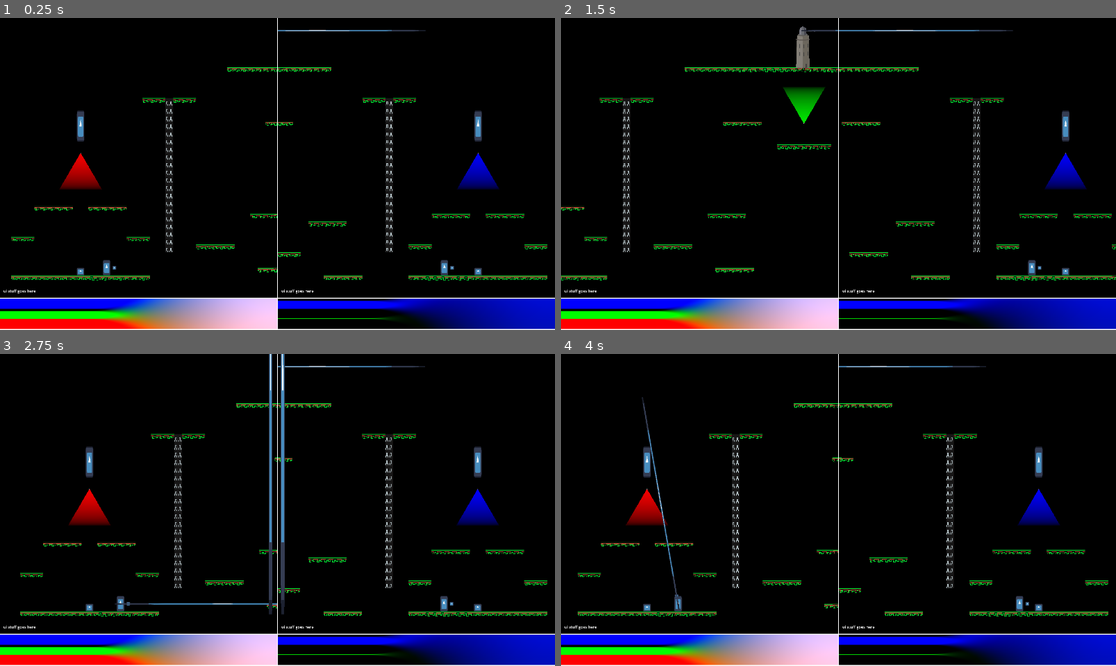
Above: before the commit, frames 1-4 (two rows, left to right).
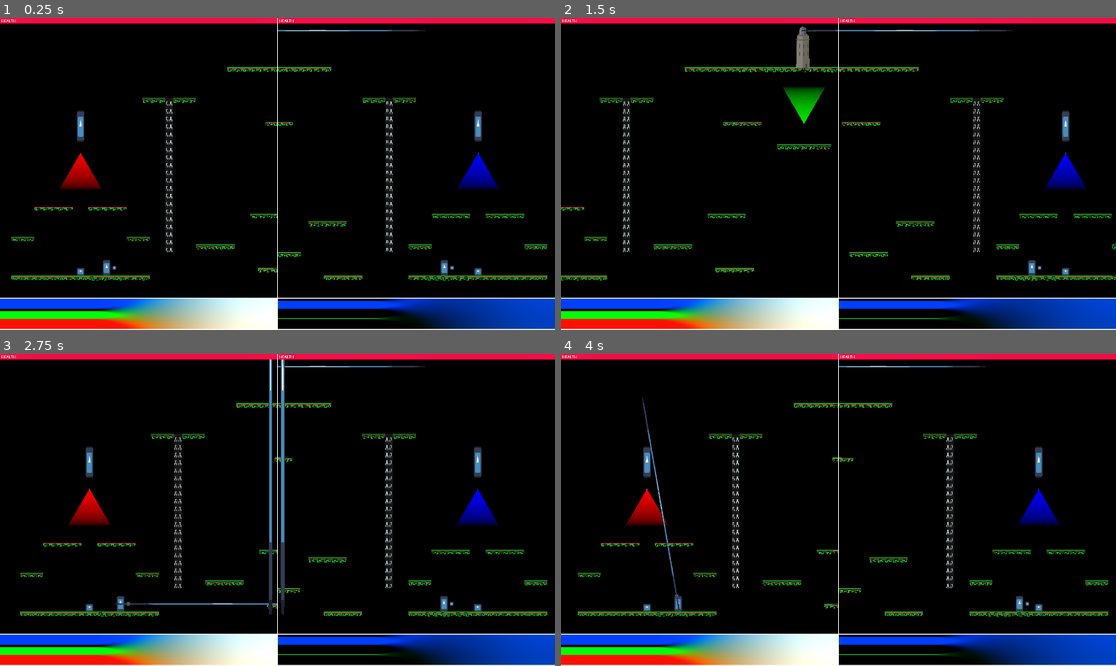
Above: after the commit, the same moments.

Repository: llhtimlam/UofT-GameJam
Game: Godot game, scene res://scenes/main.tscn
Two runs of this game, one before a commit and one after it. Both use one fixed random seed, a clock stepped at 60 frames per second and the inputs below. The engine's default icon, where the game draws it, is replaced by a stand-in: a white triangle on a blue panel in a dark square.
Inputs:
- Up to frame 1 (0.25 s): no input
- Up to frame 2 (1.5 s): tap Enter at 0.5 s; hold D (Player1_RIGHT) 0.53-1.28 s; tap G (Player1_DASH) at 0.6 s; tap F (Player1_JUMP) at 0.77 s; hold S (Player1_DOWN) from 1.28 s (still down); tap R (Player1_MELEE) at 1.35 s
- Up to frame 3 (2.75 s): tap F (Player1_JUMP) at 1.52 s; release S (Player1_DOWN) at 2.03 s; hold D (Player1_RIGHT) from 2.03 s (still down); tap T (Player1_SHOOT) at 2.1 s
- Up to frame 4 (4 s): release D (Player1_RIGHT) at 2.78 s; hold W (Player1_UP) 2.78-3.53 s; tap / (Player2_DASH) at 2.85 s; tap F (Player1_JUMP) at 3.02, 3.77 s; hold A (Player1_LEFT) from 3.53 s (still down); tap Down (Player2_DOWN) at 3.6 s

The runs differ from the first frame. In frame 1, 7.9% of the frame differs, in the area x 0-100%, y 0-100%; in frame 2, 7.9%; in frame 3, 7.9%; in frame 4, 7.9%.

Commit message:
health bar

Diff:
--- a/paintball/scenes/game_scene/map.tscn
+++ b/paintball/scenes/game_scene/map.tscn
@@ -11552,8 +11552,8 @@
 
 [sub_resource type="ShaderMaterial" id="ShaderMaterial_13qdw"]
 shader = ExtResource("5_d327o")
-shader_parameter/custom_color_middle = Vector3(1, 0, 0)
-shader_parameter/custom_color_left = Vector3(0, 1, 0)
+shader_parameter/custom_color_middle = Vector3(0, 0, 0)
+shader_parameter/custom_color_left = Vector3(0, 0, 0)
 shader_parameter/custom_color_right = Vector3(0, 0, 1)
 shader_parameter/fill_percentage = 0.0
 
--- /dev/null
+++ b/paintball/scenes/game_scene/player_ui/label.gd
@@ -0,0 +1,7 @@
+extends Label
+
+@onready var bar: ColorRect = get_parent()
+@onready var label_size: float = get_theme_font_size("font_size") / bar.size.y
+
+func _process(_delta: float) -> void:
+	add_theme_font_size_override("font_size", label_size * bar.size.y)
--- a/paintball/scenes/game_scene/player_ui/player_ui.tscn
+++ b/paintball/scenes/game_scene/player_ui/player_ui.tscn
@@ -1,19 +1,30 @@
 [gd_scene format=3 uid="uid://dlf86r28uod0r"]
+
+[ext_resource type="Script" uid="uid://cqgmk6nonm5q7" path="res://scenes/game_scene/player_ui/label.gd" id="1_l4yx7"]
 
 [node name="PlayerUI" type="Control" unique_id=2014902624]
 layout_mode = 3
 anchor_right = 0.499
 anchor_bottom = 0.897
 
-[node name="Label" type="Label" parent="." unique_id=1171311217]
+[node name="ProgressBar" type="ColorRect" parent="." unique_id=187189309]
+clip_contents = true
 layout_mode = 1
 anchors_preset = -1
-anchor_top = 1.0
-anchor_bottom = 1.0
-offset_left = 14.0
-offset_top = -40.511963
-offset_right = 149.0
-offset_bottom = -2.511963
+anchor_right = 1.0
+anchor_bottom = 0.010000001
+offset_bottom = 11.625118
 grow_horizontal = 2
 grow_vertical = 2
-text = "ui stuff goes here"
+color = Color(1, 0.06279585, 0.26286736, 1)
+
+[node name="Label" type="Label" parent="ProgressBar" unique_id=2013049332]
+layout_mode = 1
+anchors_preset = 9
+anchor_bottom = 1.0
+offset_left = 5.0
+offset_right = 57.0
+offset_bottom = -0.25023842
+grow_vertical = 2
+text = "HEALTH"
+script = ExtResource("1_l4yx7")
--- a/paintball/scenes/game_scene/ui.gd
+++ b/paintball/scenes/game_scene/ui.gd
@@ -22,6 +22,10 @@
 @onready var player2: CharacterBody2D = viewport1.get_node("Map/Player2")
 var combined: bool = false
 
+# UI
+@onready var healthbar1: ColorRect = $PlayerUI1/ProgressBar
+@onready var healthbar2: ColorRect = $PlayerUI2/ProgressBar
+
 # Called when the node enters the scene tree for the first time.
 func _ready() -> void:
 	# Color labels
@@ -29,8 +33,8 @@
 	var g = green.srgb_to_linear()
 	var b = blue.srgb_to_linear()
 	var col_matrix = Basis(Vector3(r.r, r.g, r.b),Vector3(g.r, g.g, g.b),Vector3(b.r, b.g, b.b))
-	#P1Cols.material.set_shader_parameter("colors", col_matrix)
-	#P2Cols.material.set_shader_parameter("colors", col_matrix)
+	P1Cols.material.set_shader_parameter("colors", col_matrix)
+	P2Cols.material.set_shader_parameter("colors", col_matrix)
 
 	# Split screen
 	var camera1 = player1.get_node("Camera2D")
@@ -44,7 +48,7 @@
 
 
 # Called every frame. 'delta' is the elapsed time since the previous frame.
-func _physics_process(delta: float) -> void:
+func _physics_process(_delta: float) -> void:
 	# Color labels
 	P1Cols.material.set_shader_parameter("cur_col", player_1_color/255.)
 	P2Cols.material.set_shader_parameter("cur_col", player_2_color/255.)
@@ -63,6 +67,10 @@
 	else:
 		center.y = player1.CAMERA_Y
 		diff.y = 0
+
+	# Health
+	healthbar1.anchor_right = player1.HEALTH/100.
+	healthbar2.anchor_right = player2.HEALTH/100.
 
 	if not combined and max(diff.x, diff.y) < MERGE_PROPORTION:
 		var screen_correction = Vector2(get_window().size.x*.25,0) / player1.camera.zoom
Not shown, added: paintball/scenes/game_scene/player_ui/label.gd.uid
